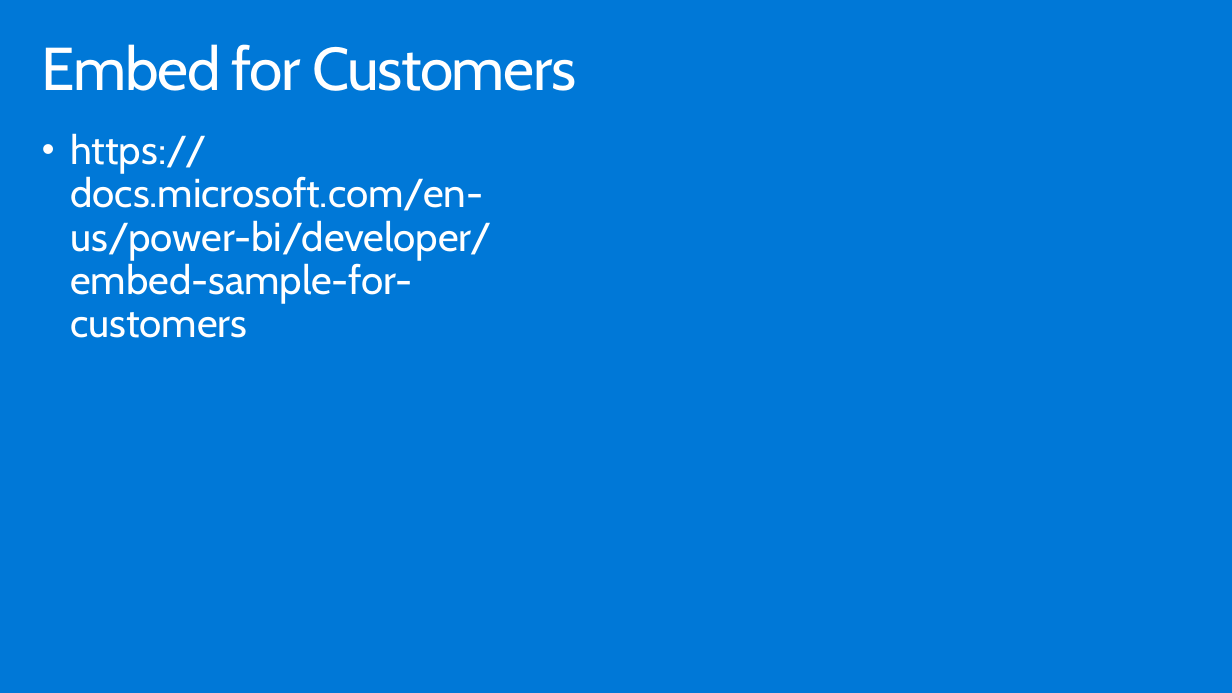
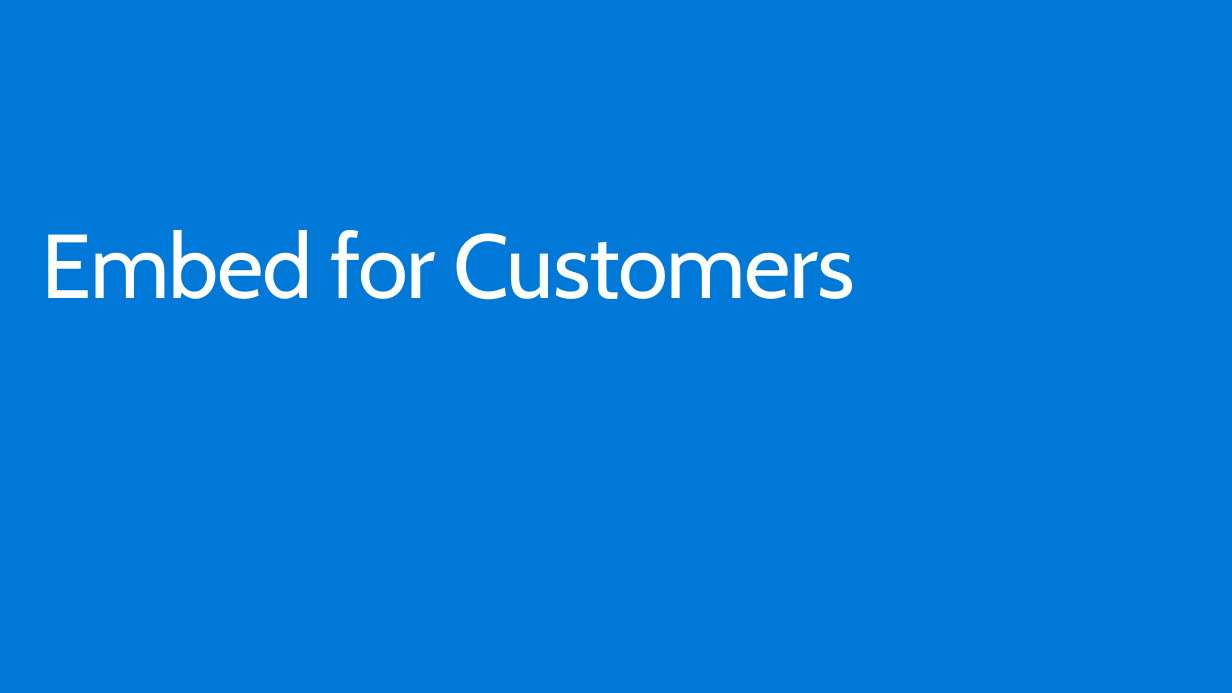
Before and after one commit to hnc198/AzurePowerBI, a slide deck: slide 11 of Hands-on Modules/Embedding/5. Ways to Embed Power BI objects.pptx (slide 6 before the commit). Drawn at 1232x693 pixels with LibreOffice and Linux fonts; fonts in the diff are those of the drawing. Boxes give left, top, right and bottom in pixels: in the first picture for what was removed or moved away, otherwise in the second. Text is boxed around its words. In the diff, an @@ line names an element or a change of style, - is before the commit and + after.

```diff
--- a/Hands-on Modules/Embedding/5. Ways to Embed Power BI objects.pptx
+++ b/Hands-on Modules/Embedding/5. Ways to Embed Power BI objects.pptx
@@ text removed at bbox=[70, 133, 492, 304] @@
-• https://docs.microsoft.com/en-us/power-bi/developer/embed-sample-for-customers
@@ title "Embed for Customers": place and size @@
-title "Embed for Customers" at bbox=[42, 44, 576, 91]
+title "Embed for Customers" at bbox=[42, 230, 856, 300]
@@ title "Embed for Customers" at bbox=[42, 230, 856, 300]: size 47 to 70.6 pt @@
```
Also in this commit, not shown: 4 other slides changed, 3 slides added, 4 other files.
